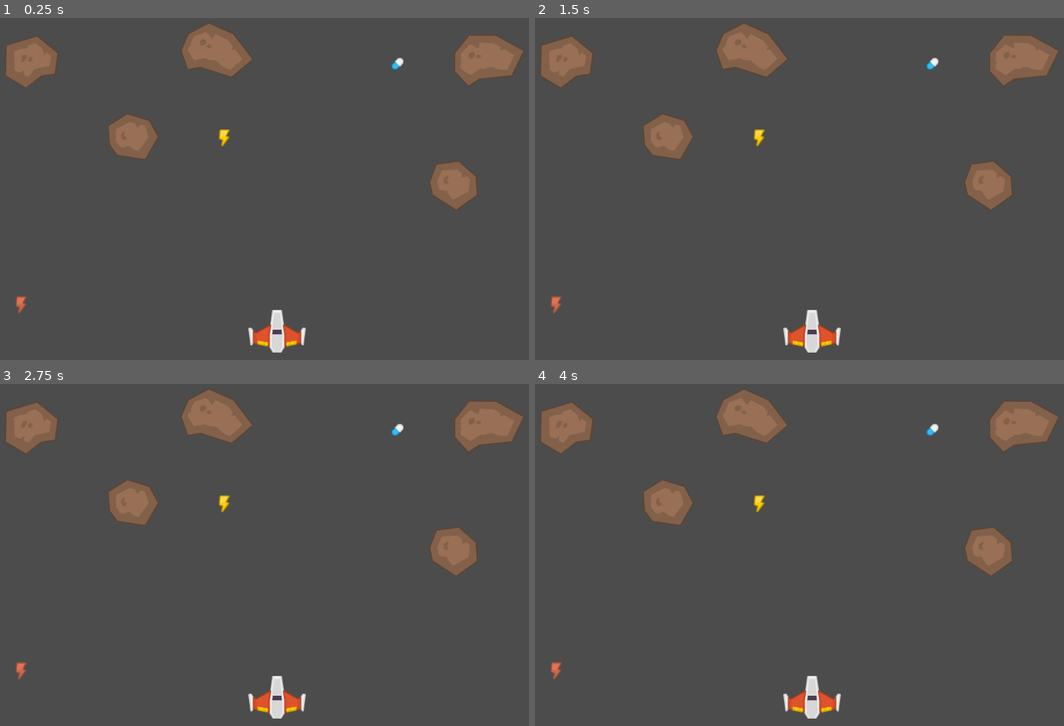
Above: before the commit, frames 1-4 (two rows, left to right).
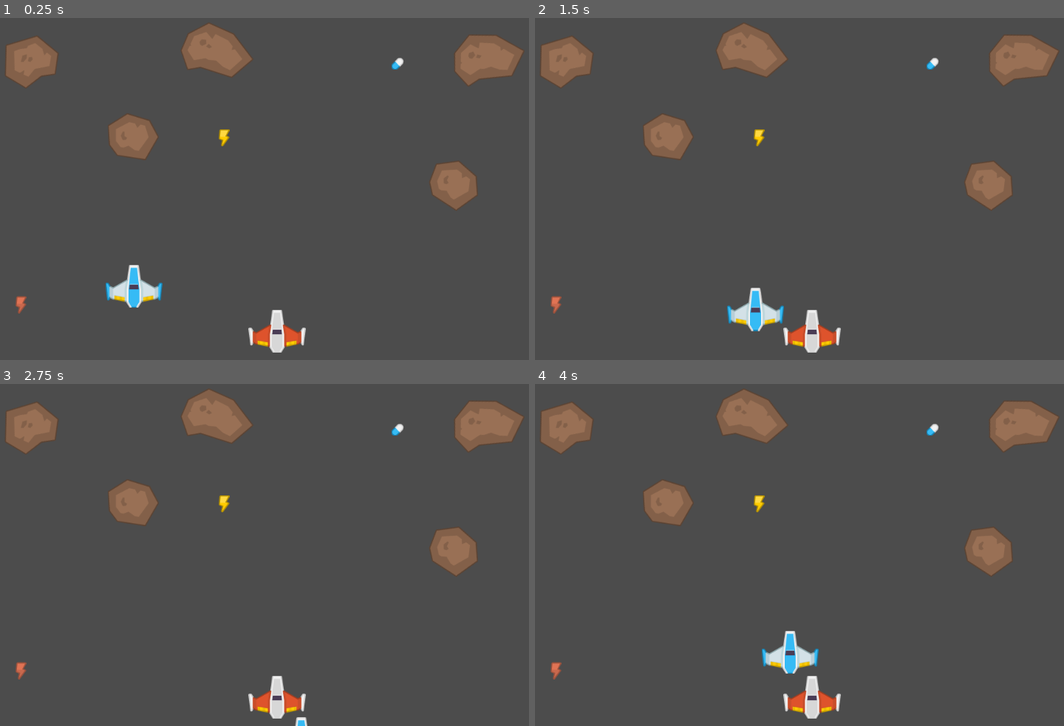
Above: after the commit, the same moments.

Repository: danlima133/SpaceShooterRDX
Game: Godot game, scene res://tests/scenes/test_window.tscn
Two runs of this game, one before a commit and one after it. Both use one fixed random seed, a clock stepped at 60 frames per second and the inputs below. The project has no main scene, so this scene is started directly.
Inputs:
- Up to frame 1 (0.25 s): no input
- Up to frame 2 (1.5 s): tap Enter at 0.5 s; hold D (player_right, bound only after the commit) 0.53-1.28 s; hold S (player_down, bound only after the commit) from 1.28 s (still down)
- Up to frame 3 (2.75 s): release S (player_down, bound only after the commit) at 2.03 s; hold D (player_right, bound only after the commit) from 2.03 s (still down)
- Up to frame 4 (4 s): release D (player_right, bound only after the commit) at 2.78 s; hold W (player_up, bound only after the commit) 2.78-3.53 s; hold A (player_left, bound only after the commit) from 3.53 s (still down)

The runs differ from the first frame. In frame 1, 0.7% of the frame differs, in the area x 19-31%, y 72-85%; in frame 2, 0.7%, in the area x 36-48%, y 78-92%; in frame 3, less than 0.1%; in frame 4, 0.7%.

Commit message:
feat: add player

Diff:
--- /dev/null
+++ b/game_objects/player/componets/scripts/attributes.gd
@@ -0,0 +1,9 @@
+extends Node
+
+export var _velocity:int
+
+func setVelocity(value:int):
+	_velocity = value
+
+func getVelocity() -> int:
+	return _velocity
--- /dev/null
+++ b/game_objects/player/componets/scripts/contetion.gd
@@ -0,0 +1,19 @@
+extends Node
+
+onready var player_flags = $"../player_flags"
+
+var _warning = false
+
+func getWaring() -> bool:
+	return _warning
+
+func _on_visibility_screen_exited():
+	if player_flags.getFlagState(player_flags.BOUNDS):
+		_warning = true
+
+func _on_visibility_screen_entered():
+	if player_flags.getFlagState(player_flags.BOUNDS):
+		_warning = false
+
+func _process(delta):
+	print(_warning)
--- /dev/null
+++ b/game_objects/player/componets/scripts/player_flags.gd
@@ -0,0 +1,17 @@
+extends Node
+
+enum {
+	MOVEMENT
+	BOUNDS
+}
+
+export(Dictionary) var Flags = {
+	MOVEMENT: true,
+	BOUNDS: true
+}
+
+func getFlagState(flagId:int) -> bool:
+	return Flags[flagId]
+
+func setFlagState(flagId:int) -> bool:
+	return Flags.get(flagId, false)
--- /dev/null
+++ b/game_objects/player/scene/player.tscn
@@ -0,0 +1,34 @@
+[gd_scene load_steps=6 format=2]
+
+[ext_resource path="res://game_objects/player/script/player.gd" type="Script" id=1]
+[ext_resource path="res://game_objects/player/componets/scripts/attributes.gd" type="Script" id=2]
+[ext_resource path="res://game_objects/player/componets/scripts/player_flags.gd" type="Script" id=3]
+[ext_resource path="res://assets/sprites/player/playerShip1_blue.png" type="Texture" id=4]
+[ext_resource path="res://game_objects/player/componets/scripts/contetion.gd" type="Script" id=5]
+
+[node name="player" type="Node2D"]
+script = ExtResource( 1 )
+
+[node name="texture" type="Sprite" parent="."]
+texture = ExtResource( 4 )
+
+[node name="visibility" type="VisibilityNotifier2D" parent="texture"]
+position = Vector2( -5, -5 )
+rect = Rect2( 0, 0, 10, 10 )
+
+[node name="attributes" type="Node" parent="."]
+script = ExtResource( 2 )
+_velocity = 200
+
+[node name="player_flags" type="Node" parent="."]
+script = ExtResource( 3 )
+Flags = {
+0: true,
+1: false
+}
+
+[node name="contetion" type="Node" parent="."]
+script = ExtResource( 5 )
+
+[connection signal="screen_entered" from="texture/visibility" to="contetion" method="_on_visibility_screen_entered"]
+[connection signal="screen_exited" from="texture/visibility" to="contetion" method="_on_visibility_screen_exited"]
--- /dev/null
+++ b/game_objects/player/script/player.gd
@@ -0,0 +1,14 @@
+extends Node2D
+
+onready var attributes = $attributes
+onready var player_flags = $player_flags
+
+onready var texture = $texture
+
+func _movement(delta):
+	var dir = Input.get_vector("player_left", "player_right", "player_up", "player_down").normalized()
+	translate(dir * attributes.getVelocity() * delta)
+
+func _physics_process(delta):
+	if player_flags.getFlagState(player_flags.MOVEMENT):
+		_movement(delta)
--- a/project.godot
+++ b/project.godot
@@ -24,6 +24,29 @@
 
 common/drop_mouse_on_gui_input_disabled=true
 
+[input]
+
+player_up={
+"deadzone": 0.5,
+"events": [ Object(InputEventKey,"resource_local_to_scene":false,"resource_name":"","device":0,"alt":false,"shift":false,"control":false,"meta":false,"command":false,"pressed":false,"scancode":87,"physical_scancode":0,"unicode":0,"echo":false,"script":null)
+ ]
+}
+player_down={
+"deadzone": 0.5,
+"events": [ Object(InputEventKey,"resource_local_to_scene":false,"resource_name":"","device":0,"alt":false,"shift":false,"control":false,"meta":false,"command":false,"pressed":false,"scancode":83,"physical_scancode":0,"unicode":0,"echo":false,"script":null)
+ ]
+}
+player_left={
+"deadzone": 0.5,
+"events": [ Object(InputEventKey,"resource_local_to_scene":false,"resource_name":"","device":0,"alt":false,"shift":false,"control":false,"meta":false,"command":false,"pressed":false,"scancode":65,"physical_scancode":0,"unicode":0,"echo":false,"script":null)
+ ]
+}
+player_right={
+"deadzone": 0.5,
+"events": [ Object(InputEventKey,"resource_local_to_scene":false,"resource_name":"","device":0,"alt":false,"shift":false,"control":false,"meta":false,"command":false,"pressed":false,"scancode":68,"physical_scancode":0,"unicode":0,"echo":false,"script":null)
+ ]
+}
+
 [physics]
 
 common/enable_pause_aware_picking=true
--- a/tests/scenes/test_window.tscn
+++ b/tests/scenes/test_window.tscn
@@ -8,6 +8,7 @@
 [ext_resource path="res://assets/sprites/power_ups/bolt_gold.png" type="Texture" id=6]
 [ext_resource path="res://assets/sprites/power_ups/bolt_bronze.png" type="Texture" id=7]
 [ext_resource path="res://tests/scripts/test_window.gd" type="Script" id=8]
+[ext_resource path="res://game_objects/player/scene/player.tscn" type="PackedScene" id=9]
 
 [node name="scene_window" type="Node2D"]
 script = ExtResource( 8 )
@@ -51,3 +52,6 @@
 [node name="BoltBronze" type="Sprite" parent="."]
 position = Vector2( 68, 504 )
 texture = ExtResource( 7 )
+
+[node name="player" parent="." instance=ExtResource( 9 )]
+position = Vector2( 264, 472 )
--- a/tests/scripts/test_window.gd
+++ b/tests/scripts/test_window.gd
@@ -5,11 +5,7 @@
 func _input(event):
 	if event is InputEventKey:
 		if event.scancode == KEY_ESCAPE and event.pressed:
-			OS.window_maximized = false
 			OS.window_fullscreen = !OS.window_fullscreen
-		elif event.scancode == KEY_F11 and event.pressed:
-			OS.window_fullscreen = false
-			OS.window_maximized = !OS.window_maximized
 
 func _ready():
 	#get_viewport().transparent_bg = true
@@ -17,3 +13,6 @@
 
 	print(OS.window_size)
 	#player.global_position.x = (OS.window_size.x/2)
+
+#func _process(delta):
+	#print(OS.window_size)
Not shown: 1 places in tests/scenes/test_window.tscn that only renumber resources
